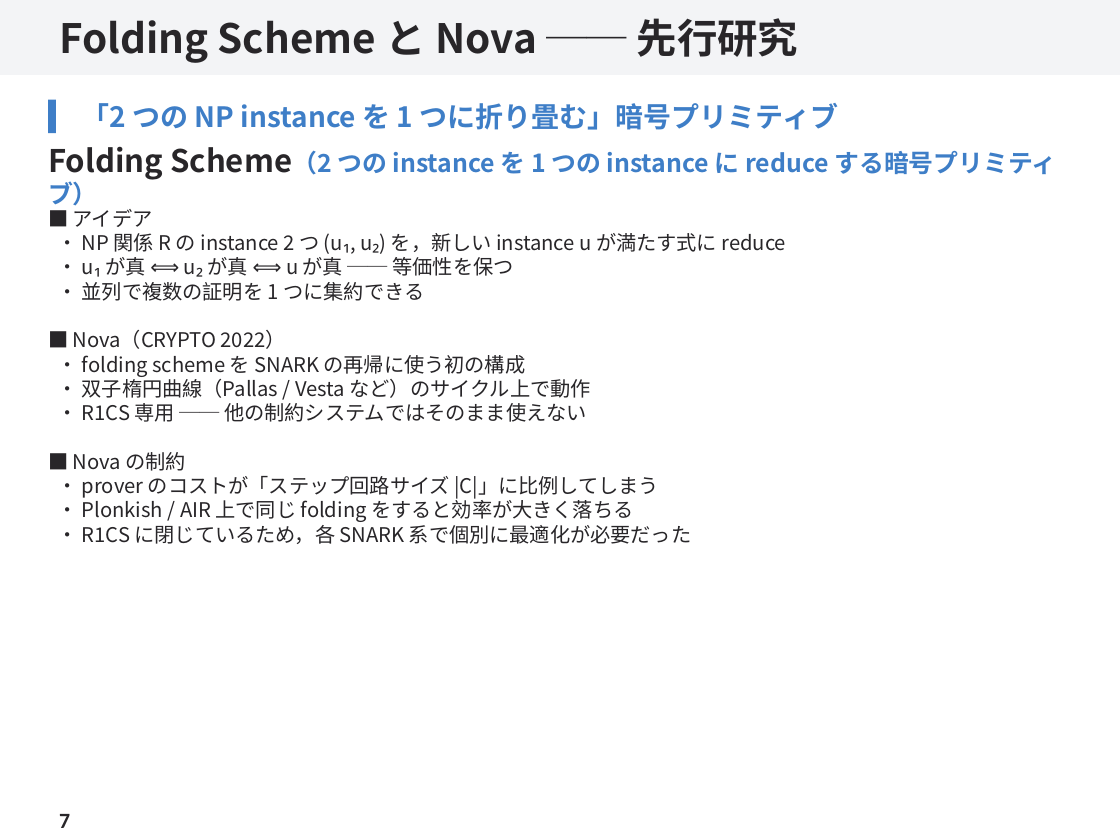
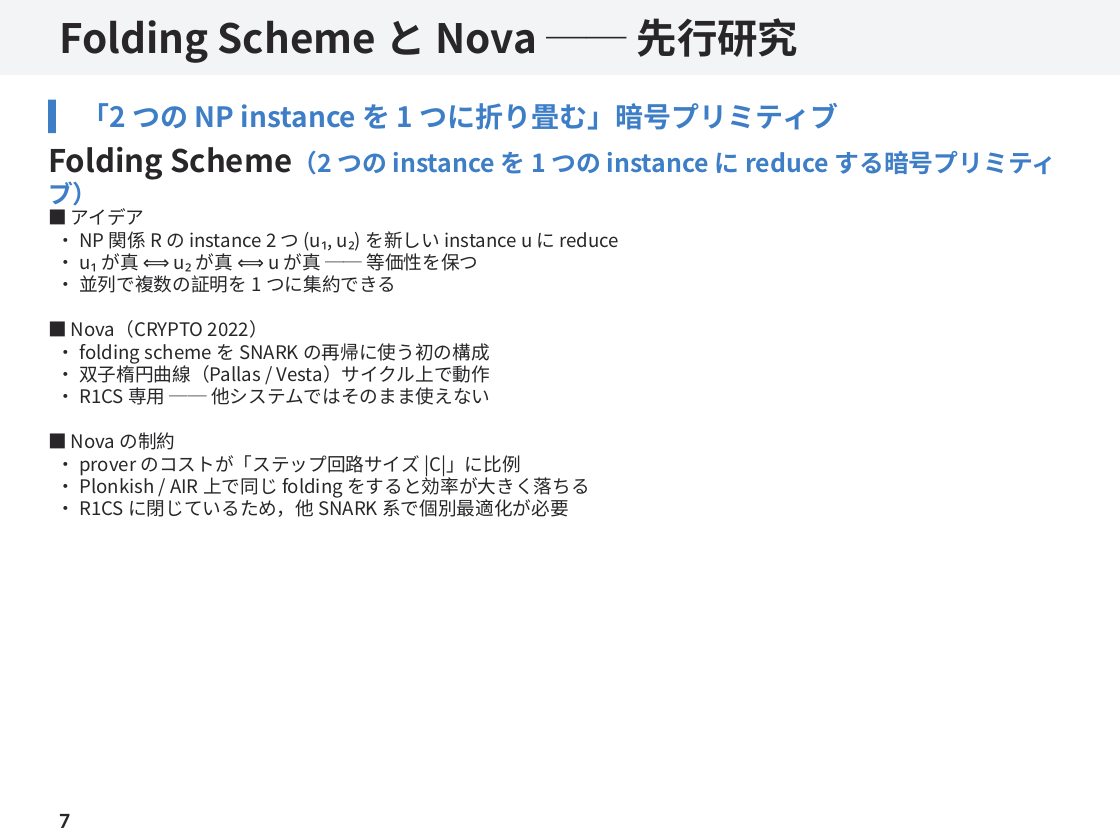
Before and after one commit to SMRI2170/rinkou-hypernova, a slide deck: slide 7 of docs/pptx/hypernova-rinkou.pptx. Drawn at 1120x840 pixels with LibreOffice and Linux fonts; fonts in the diff are those of the drawing. Boxes give left, top, right and bottom in pixels: in the first picture for what was removed or moved away, otherwise in the second. Text is boxed around its words. In the diff, an @@ line names an element or a change of style, - is before the commit and + after.

```diff
--- a/docs/pptx/hypernova-rinkou.pptx
+++ b/docs/pptx/hypernova-rinkou.pptx
@@ text at [56, 205, 589, 498]: size 13 to 12 pt in "■ アイデア", "・ u₁ が真 ⟺ u₂ が真 ⟺ ...", "・ 並列で複数の証明を 1 つに集約できる", "■ Nova（CRYPTO 2022）" and 3 more places @@
@@ text at [56, 231, 620, 249]: text changed; size 13 to 12 pt @@
-・ NP 関係 R の instance 2 つ (u₁, u₂) を，新しい instance u が満たす式に reduce
+・ NP 関係 R の instance 2 つ (u₁, u₂) を新しい instance u に reduce
@@ text at [56, 362, 490, 405]: text changed; size 13 to 12 pt @@
-・ 双子楕円曲線（Pallas / Vesta など）のサイクル上で動作
-・ R1CS 専用 ── 他の制約システムではそのまま使えない
+・ 双子楕円曲線（Pallas / Vesta）サイクル上で動作
+・ R1CS 専用 ── 他システムではそのまま使えない
@@ text at [56, 455, 521, 476]: text changed; size 13 to 12 pt @@
-・ prover のコストが「ステップ回路サイズ |C|」に比例してしまう
+・ prover のコストが「ステップ回路サイズ |C|」に比例
@@ text at [56, 496, 568, 517]: text changed; size 13 to 12 pt @@
-・ R1CS に閉じているため，各 SNARK 系で個別に最適化が必要だった
+・ R1CS に閉じているため，他 SNARK 系で個別最適化が必要
```
Also in this commit, not shown: 5 other slides changed, 6 other files.
